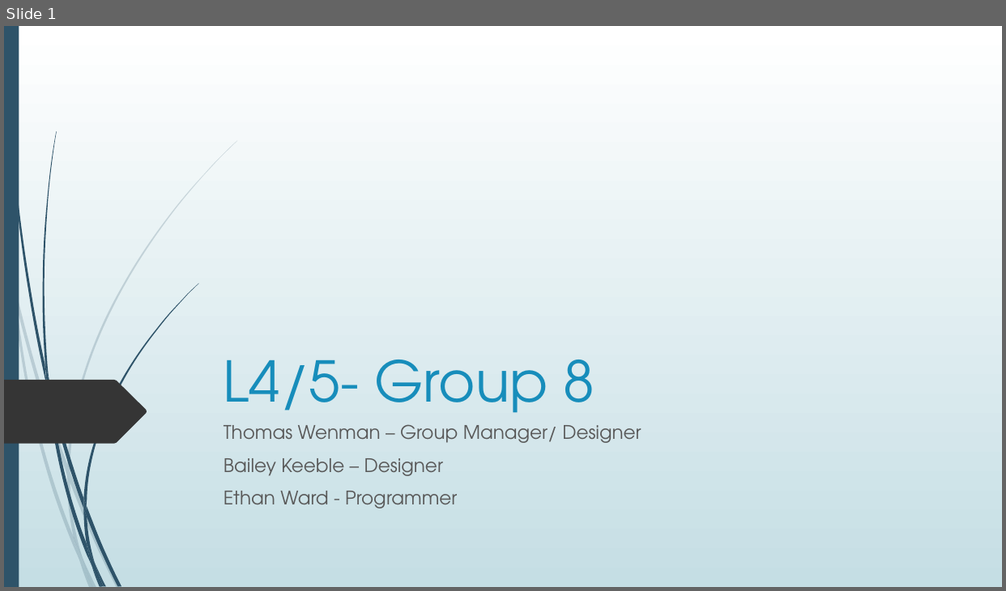
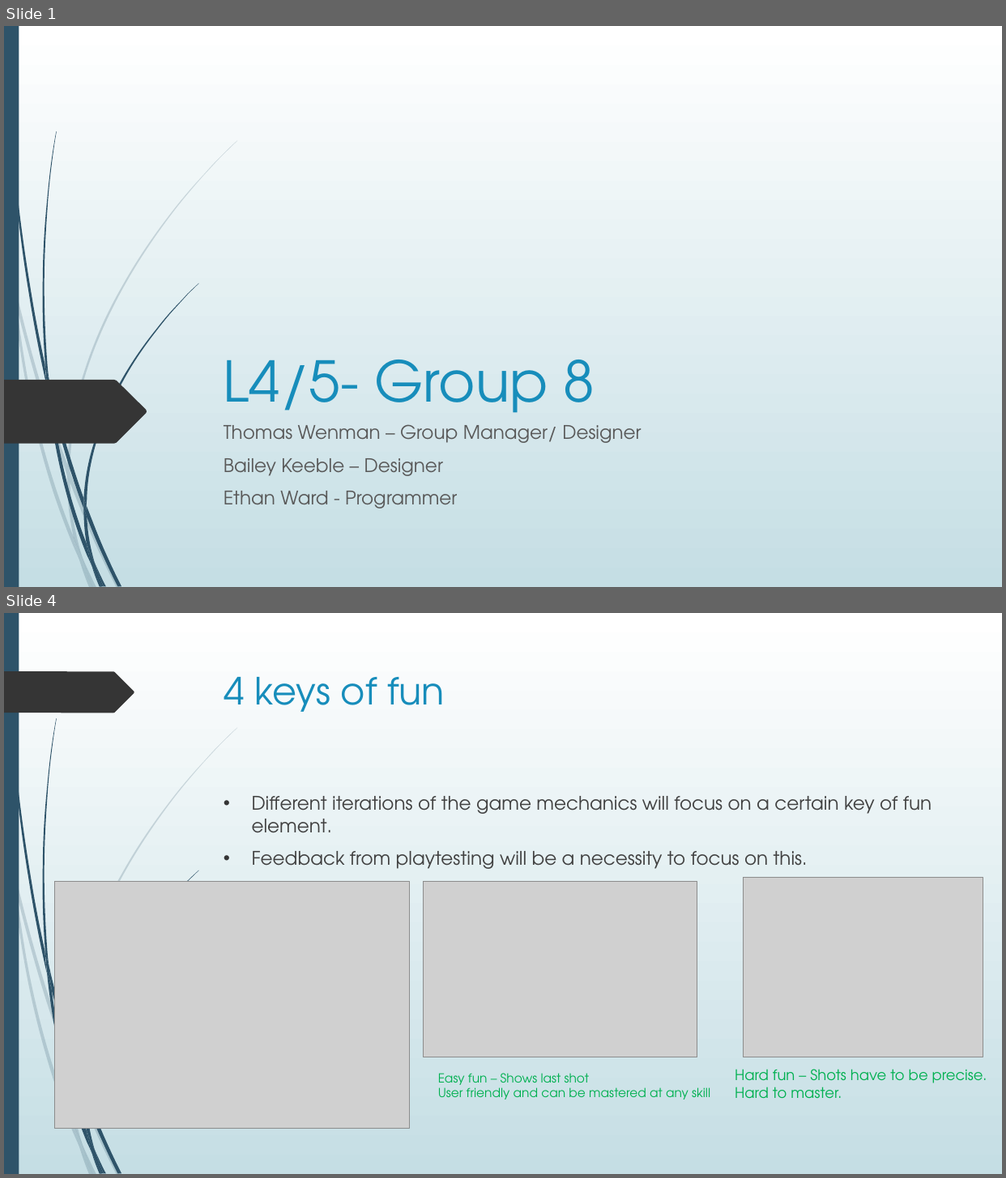
Before and after one commit to UoSGamesGroups/second-semester-s2-level-4-5-group-8, a slide deck: Presentations/First Presentation.pptx. Shown one above the other, each under a label of ours: slide 1 before the commit, slides 1 and 4 after it; the slides between them are not shown. The pictures are 1006x591 and 1006x1178 pixels, drawn with LibreOffice and Linux fonts; fonts in the diff are those of the drawing; grey boxes stand for pictures. Boxes give left, top, right and bottom in pixels: in the first picture for what was removed or moved away, otherwise in the second. Text is boxed around its words. In the diff, an @@ line names an element or a change of style, - is before the commit and + after.

```diff
--- a/Presentations/First Presentation.pptx
+++ b/Presentations/First Presentation.pptx
@@ slide 4 added at (x1=4, y1=613, x2=1002, y2=1174), background gradient #FFFFFF to #C5DEE5; not listed: 21 template elements that a slide beside it also shows @@
@@ freeform shape added at (x1=4, y1=671, x2=134, y2=713), fill #353535 @@
@@ title added at (x1=224, y1=677, x2=445, y2=712), 36 pt, text #178DBB @@
+4 keys of fun
@@ text added at (x1=252, y1=796, x2=931, y2=869), 18 pt, text #404040 @@
+• Different iterations of the game mechanics will focus on a certain key of fun element.
+• Feedback from playtesting will be a necessity to focus on this.
@@ picture added at (x1=743, y1=878, x2=982, y2=1058) @@
@@ picture added at (x1=55, y1=882, x2=410, y2=1129) @@
@@ picture added at (x1=424, y1=882, x2=697, y2=1058) @@
@@ text added at (x1=438, y1=1073, x2=710, y2=1100), 12 pt, text #00B050 @@
+Easy fun – Shows last shot
+User friendly and can be mastered at any skill
@@ text added at (x1=735, y1=1069, x2=987, y2=1098), 14 pt, text #00B050 @@
+Hard fun – Shots have to be precise.
+Hard to master.
```
Also in this commit, not shown: 2 slides changed, 7 other slides added, 3 slides removed, 1 other file.
